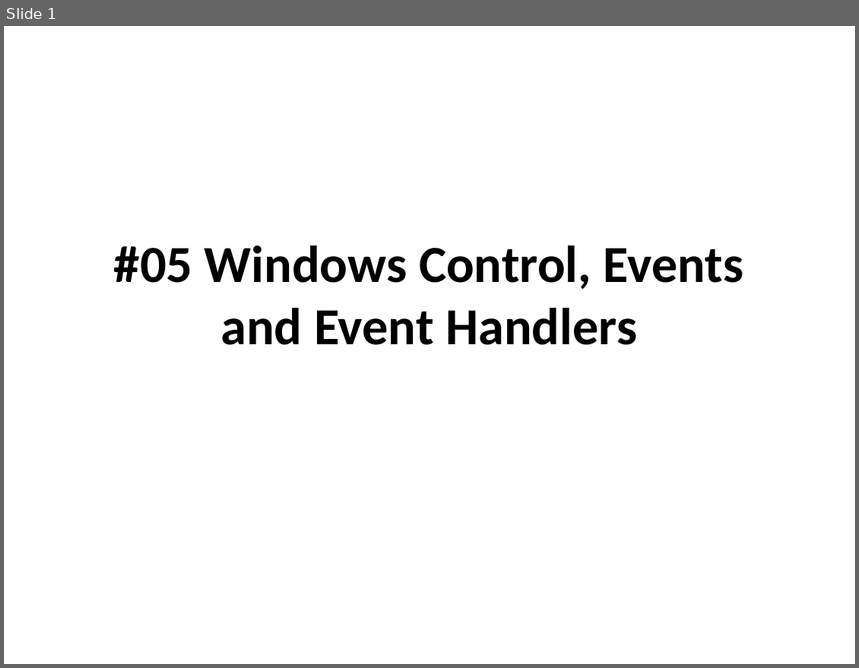
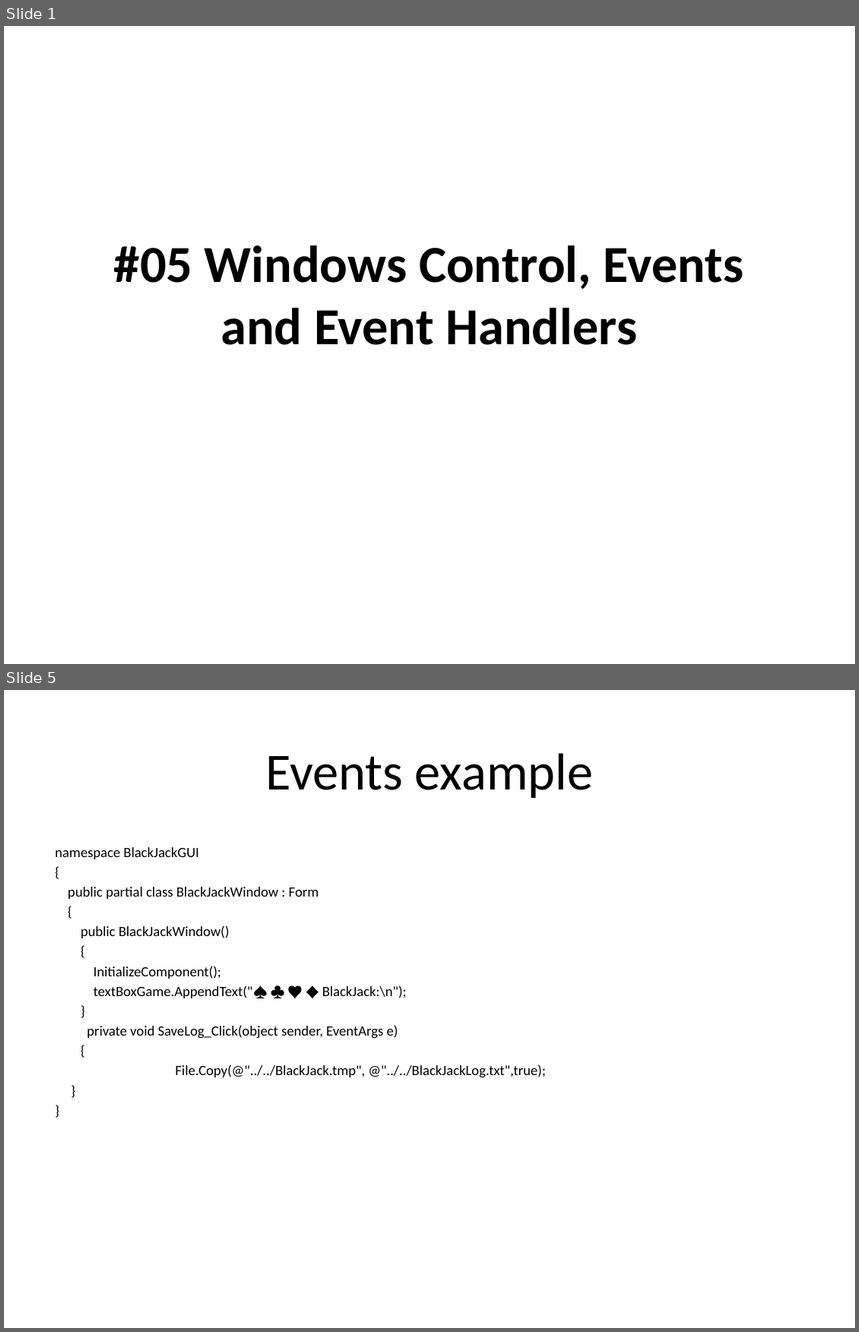
Before and after one commit to isurup/kalle-martin-group, a slide deck: OOPExam/05 Windows Control, Events and Event Handlers.pptx. Shown one above the other, each under a label of ours: slide 1 before the commit, slides 1 and 5 after it; the slides between them are not shown. The pictures are 859x668 and 859x1332 pixels, drawn with LibreOffice and Linux fonts; fonts in the diff are those of the drawing. Boxes give left, top, right and bottom in pixels: in the first picture for what was removed or moved away, otherwise in the second. Text is boxed around its words. In the diff, an @@ line names an element or a change of style, - is before the commit and + after.

```diff
--- a/OOPExam/05 Windows Control, Events and Event Handlers.pptx
+++ b/OOPExam/05 Windows Control, Events and Event Handlers.pptx
@@ slide 5 added at [4,690,855,1328], background #FFFFFF @@
@@ title added at [265,753,594,798], 44 pt, text #000000 @@
+Events example
@@ text added at [55,847,546,1078], 12 pt, text #000000 @@
+namespace BlackJackGUI
+{
+public partial class BlackJackWindow : Form
+{
+public BlackJackWindow()
+{
+InitializeComponent();
+textBoxGame.AppendText("♠ ♣ ♥ ♦ BlackJack:\n");
+}
+private void SaveLog_Click(object sender, EventArgs e)
+{
+File.Copy(@"../../BlackJack.tmp", @"../../BlackJackLog.txt",true);
+}
+}
```
Also in this commit, not shown: 1 slide changed, 3 other slides added, 7 slides removed.
